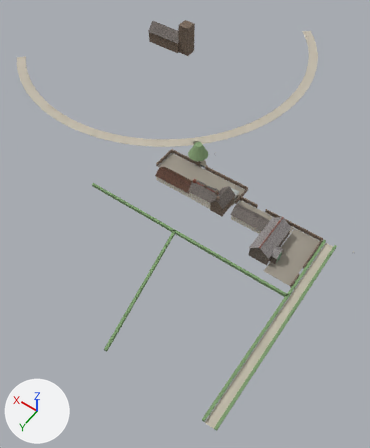
The glTF model models/tymawr.glb as it was, and as the next commit left it.
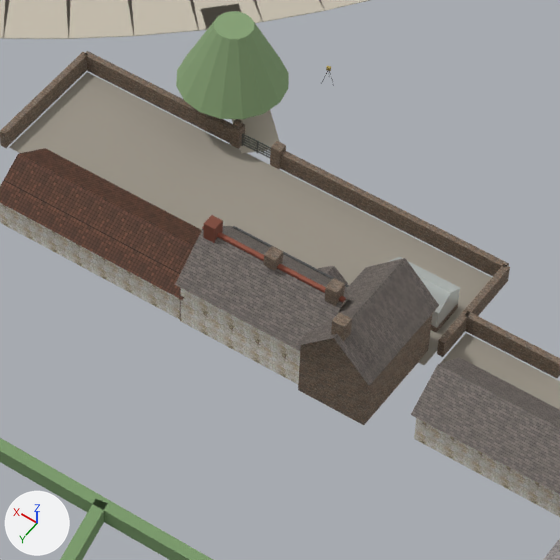
Old and new are each drawn whole from a 50 mm camera at (-69.6, 110.8, 151.3) aimed at (9.7, -0.2, -23.1) and again close up on the part from 42% to 70% of the width and 31% to 54% of the height. Every picture has the same lights, and +X, +Y and +Z are marked at lower left. The first two pictures are the older version. Vertices at exactly the same position are counted once.

Names of what the first close-up shows: 'tymawr'.
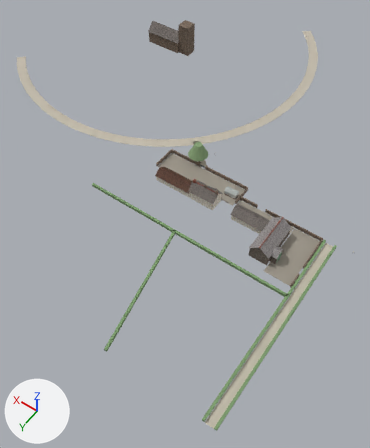
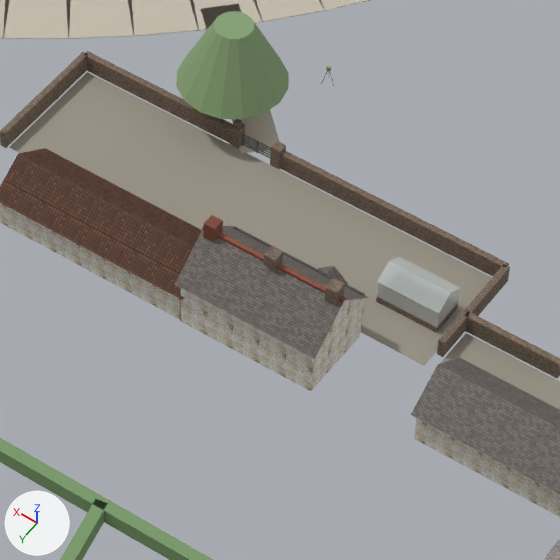
Location of each change, (x1, y1, x2, y2) in pixels of the close-ups (560 x 560 px):
part 1 of me_tymawr, deleted
    before: (298, 314, 432, 425)
part 2 of me_tymawr, deleted
    before: (331, 312, 352, 342)
part 3 of me_tymawr, deleted
    before: (295, 258, 439, 386)

The edits, one by one:
me_tymawr is used by ob_tymawr; location (0.0, 0.0, 0.0).
me_tymawr had 1320 vertices, 1601 faces and spanned x -58.0..129.0, y -130.0..70.0, z 0.0..15.0.
me_tymawr now has 1296 vertices, 1577 faces and spans x -58.0..129.0, y -130.0..70.0, z 0.0..15.0.
me_tymawr part 1: the loose piece of 10 vertices spanning x -10.0..-5.0, y -5.0..4.0, z 0.0..8.0 is deleted.
me_tymawr part 2: the loose piece of 8 vertices spanning x -8.0..-7.0, y 2.0..3.0, z 5.0..9.0 is deleted.
me_tymawr part 3: the loose piece of 6 vertices spanning x -10.0..-4.0, y -5.0..4.0, z 5.0..8.0 is deleted.
